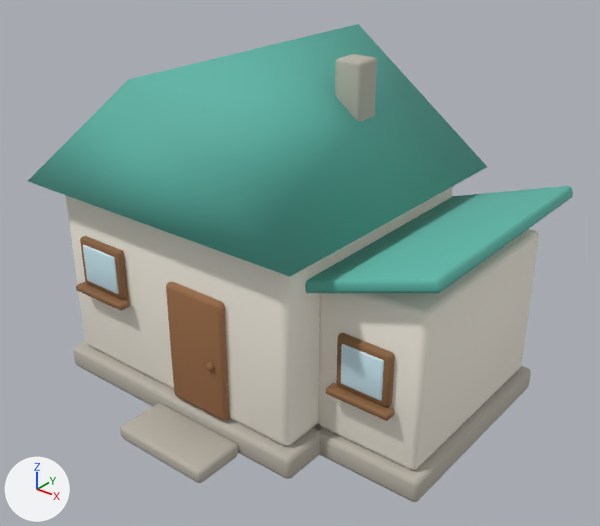
The glTF model assets/env/models/house-grown-1.glb, before and after one commit.
Rendered twice from a 50 mm lens placed at (3.87, -4.75, 3.99), pointed at (0.21, -0.18, 1.16). The axes (+X, +Y, +Z) are drawn at lower left. The lights are the same throughout. The first picture is the older version. Where no turn or scale is listed for an object, it has been applied to the vertices.

Script lines for the objects in view, before the commit:
```python
me_house = bpy.data.meshes.new('house')
me_house.from_pydata(...)  # 848 vertices, 1628 faces; spans x -1.65..1.82, y -1.59..1.28, z 0.0..2.72
# faces by material slot: [432, 224, 116, 108, 532, 216]
me_house.materials.append(mat_foundation)  # grey #b8b2a6
me_house.materials.append(mat_wall)  # white #f7f1e4
me_house.materials.append(mat_roof)  # cyan #5db7a8
me_house.materials.append(mat_door)  # brown #9a6b45
me_house.materials.append(mat_trim)  # brown #8c6440
me_house.materials.append(mat_window)  # cyan #cdebf5
ob_house = bpy.data.objects.new('house', me_house)
ob_house.location = (0.0, 0.0, 0.0)
```
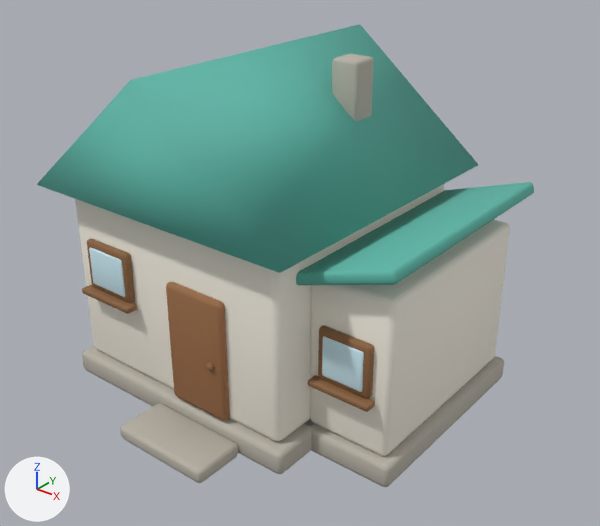
What differs and where, as boxes (x1, y1, x2, y2) in the pictures (600 x 526 px; the box of a moved part takes in the faces that stretch with it):
'house', reshaped (9% narrower): before (28, 24, 573, 502); after (37, 24, 534, 487)
part 1 of me_house, moved or reshaped: before (73, 341, 323, 479); after (82, 346, 315, 474)
part 2 of me_house, moved or reshaped: before (335, 54, 377, 122); after (332, 53, 374, 121)
part 3 of me_house, moved or reshaped: before (317, 366, 531, 502); after (304, 356, 504, 487)
part 4 of me_house, moved or reshaped: before (66, 186, 453, 446); after (75, 184, 444, 441)
part 5 of me_house, moved or reshaped: before (318, 229, 539, 470); after (310, 220, 510, 456)
part 6 of me_house, moved or reshaped: before (28, 24, 487, 277); after (37, 24, 478, 273)
part 7 of me_house, moved or reshaped: before (305, 186, 573, 293); after (296, 182, 534, 285)
part 8 of me_house, moved or reshaped: before (80, 236, 128, 300); after (87, 239, 135, 303)
part 9 of me_house, moved or reshaped: before (76, 282, 130, 310); after (82, 285, 137, 314)
part 10 of me_house, moved or reshaped: before (336, 333, 395, 407); after (318, 326, 374, 399)
part 11 of me_house, moved or reshaped: before (326, 383, 395, 421); after (307, 375, 375, 412)
part 12 of me_house, moved or reshaped: before (83, 245, 119, 294); after (89, 247, 125, 297)
part 13 of me_house, moved or reshaped: before (341, 344, 384, 401); after (322, 336, 364, 392)

The change, as a diff of the scene's bpy script:
```diff
--- a/assets/env/models/house-grown-1.glb.py
+++ b/assets/env/models/house-grown-1.glb.py
@@ me_house @@
 # used by ob_house; location = (0.0, 0.0, 0.0)
-me_house.from_pydata(...)  # 848 vertices, 1628 faces; spans x -1.65..1.82, y -1.59..1.28, z 0.0..2.72
+me_house.from_pydata(...)  # 848 vertices, 1628 faces; spans x -1.53..1.51, y -1.59..1.28, z 0.0..2.72
+# me_house part 1: the loose piece of 56 vertices spanning x -1.54..0.9, y -1.17..1.17, z 0.0..0.2 is scaled about the mesh origin by (0.916, 1, 1)
+# me_house part 2: the loose piece of 56 vertices spanning x 0.13..0.38, y 0.32..0.56, z 1.95..2.65 is moved by (-0.03, 0.0, 0.0)
+# me_house part 3: the loose piece of 56 vertices spanning x 0.75..1.73, y -0.81..1.01, z 0.0..0.2 is scaled about its middle by (0.829, 1, 1), then moved by (-0.16, 0.0, 0.0)
+# me_house part 4: the loose piece of 56 vertices spanning x -1.47..0.83, y -1.1..1.1, z 0.2..1.7 is scaled about its middle by (0.91, 1, 1), then moved by (0.02, 0.0, 0.0)
+# me_house part 5: the loose piece of 56 vertices spanning x 0.81..1.67, y -0.75..0.95, z 0.2..1.45 is scaled about its middle by (0.801, 1, 1), then moved by (-0.16, 0.0, 0.0)
+# me_house part 6: the loose piece of 6 vertices spanning x -1.65..1.01, y -1.28..1.28, z 1.72..2.72 is scaled about the mesh origin by (0.925, 1, 1)
+# me_house part 7: the loose piece of 56 vertices spanning x 0.74..1.82, y -0.9..1.1, z 1.37..1.79 is multiplied about its middle by the matrix ((0.784, 0.0, -0.071), (0.0, 1.0, 0.0), (-0.071, 0.0, 0.976)), then moved by (-0.18, 0.0, 0.0)
+# me_house part 8: the loose piece of 56 vertices spanning x -1.25..-0.77, y -1.15..-1.09, z 0.89..1.31 is moved by (0.08, 0.0, 0.0)
+# me_house part 9: the loose piece of 56 vertices spanning x -1.29..-0.73, y -1.22..-1.12, z 0.85..0.89 is moved by (0.08, 0.0, 0.0)
+# me_house part 10: the loose piece of 56 vertices spanning x 1.02..1.46, y -0.81..-0.73, z 0.68..1.1 is moved by (-0.16, 0.0, 0.0)
+# me_house part 11: the loose piece of 56 vertices spanning x 0.98..1.5, y -0.87..-0.77, z 0.63..0.68 is moved by (-0.16, 0.0, 0.0)
+# me_house part 12: the loose piece of 56 vertices spanning x -1.2..-0.82, y -1.17..-1.1, z 0.94..1.26 is moved by (0.08, 0.0, 0.0)
+# me_house part 13: the loose piece of 56 vertices spanning x 1.07..1.41, y -0.82..-0.75, z 0.73..1.05 is moved by (-0.16, 0.0, 0.0)
+# other edits to the shape of me_house do not show in these pictures
 me_house.materials.append(mat_foundation)
```
